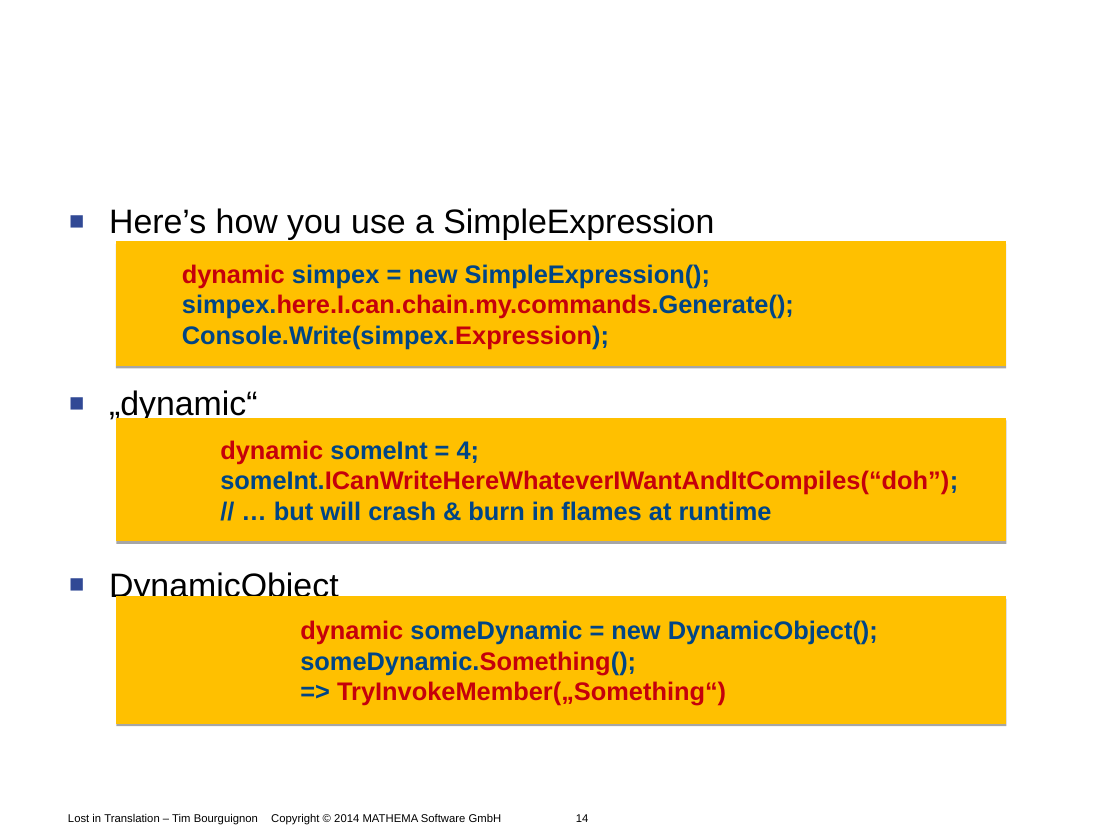
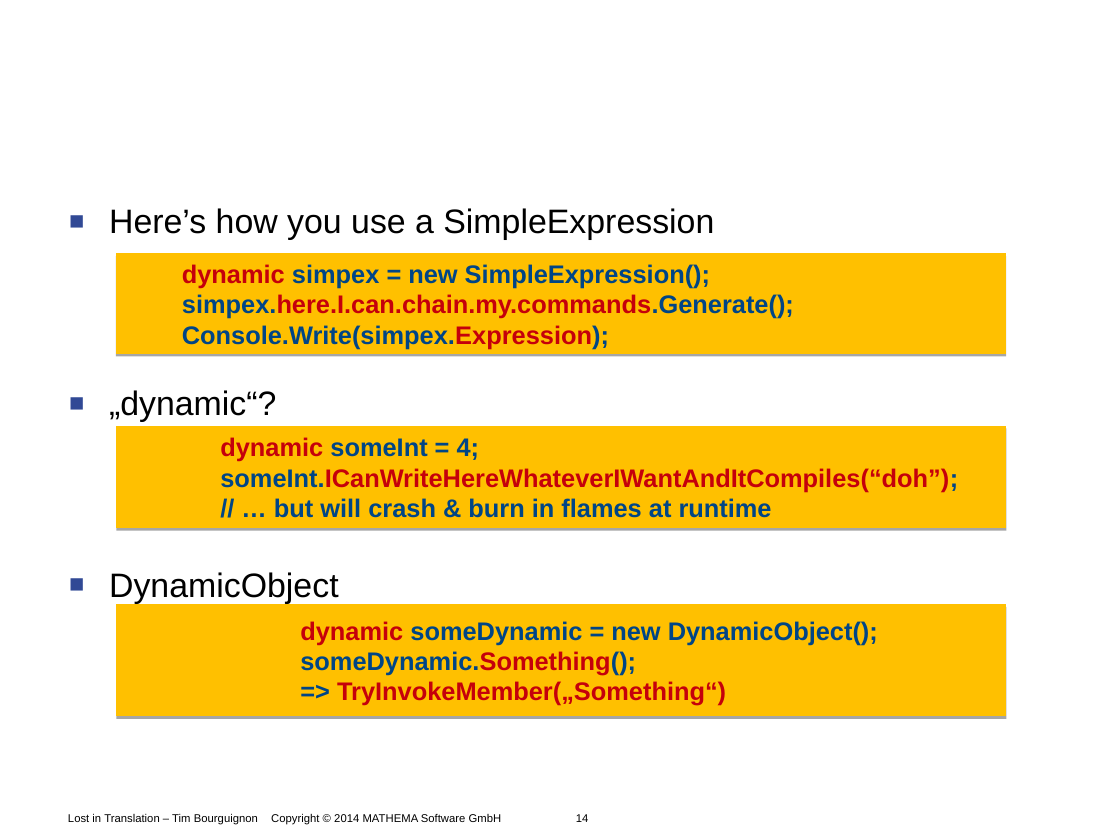
Before and after one commit to Timothep/Talk.LostInTranslation, a slide deck: slide 14 of LostInTranslation.odp. Drawn at 1120x840 pixels with LibreOffice and Linux fonts; fonts in the diff are those of the drawing; background and template pictures are left out. Boxes give left, top, right and bottom in pixels: in the first picture for what was removed or moved away, otherwise in the second. Text is boxed around its words. In the diff, an @@ line names an element or a change of style, - is before the commit and + after.

```diff
--- a/LostInTranslation.odp
+++ b/LostInTranslation.odp
@@ freeform shape "dynamic simpex = new SimpleExpression();": place and size @@
-freeform shape "dynamic simpex = new SimpleExpression();" at [116, 242, 1006, 366]
+freeform shape "dynamic simpex = new SimpleExpression();" at [116, 253, 1006, 354]
@@ text at [109, 390, 276, 422]: text changed @@
-■ „dynamic“
+■ „dynamic“?
@@ freeform shape "dynamic someInt = 4;": place and size @@
-freeform shape "dynamic someInt = 4;" at [117, 418, 1007, 542]
+freeform shape "dynamic someInt = 4;" at [117, 426, 1007, 528]
@@ freeform shape "dynamic someDynamic = new DynamicObject();": place and size @@
-freeform shape "dynamic someDynamic = new DynamicObject();" at [117, 597, 1007, 724]
+freeform shape "dynamic someDynamic = new DynamicObject();" at [117, 605, 1007, 717]
```
Also in this commit, not shown: 7 other slides changed, 1 slide added, 1 other file.
